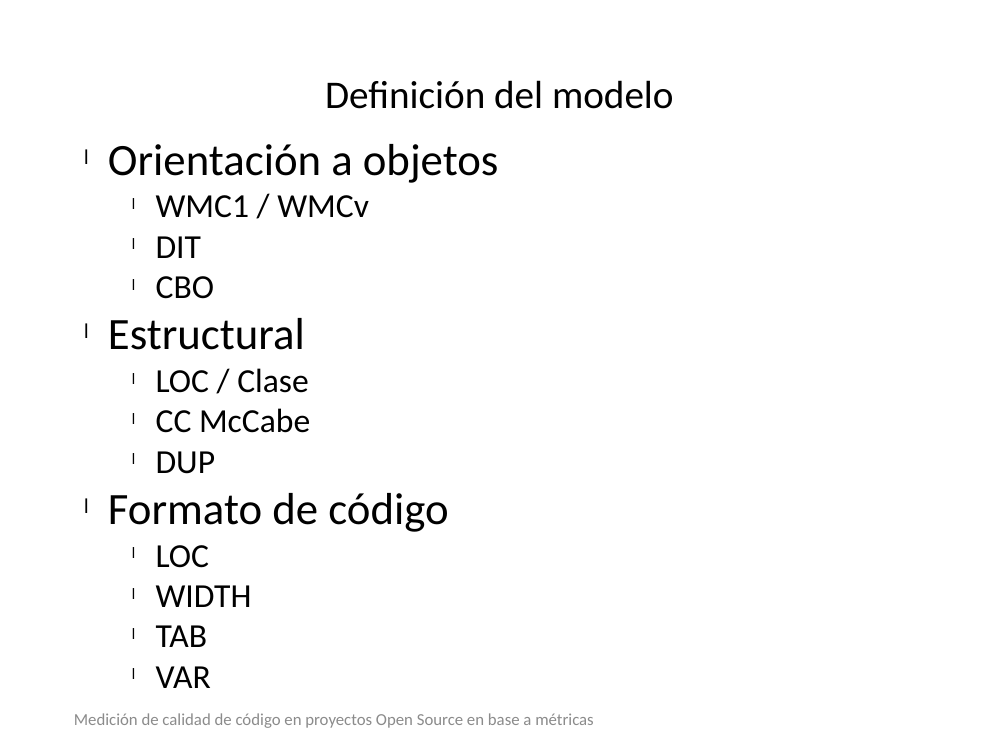
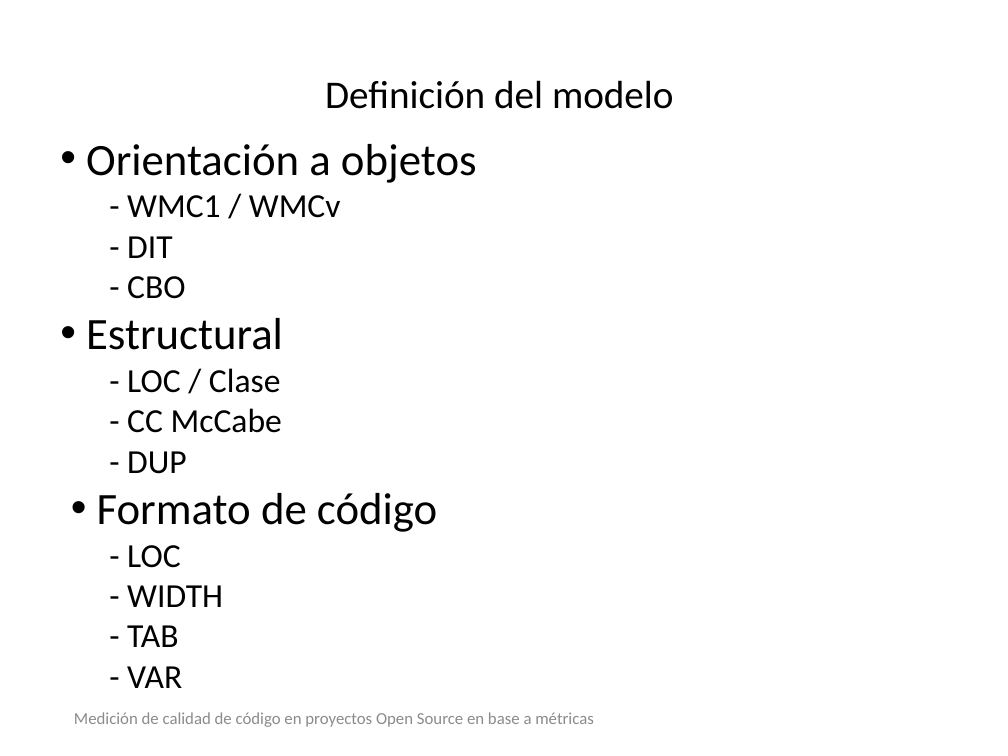
Before and after one commit to sarroutbi/TFE, a slide deck: slide 10 of final_project/presentation/presentation.pptx. Drawn at 1008x756 pixels with LibreOffice and Linux fonts; fonts in the diff are those of the drawing; background and template pictures are left out. Boxes give left, top, right and bottom in pixels: in the first picture for what was removed or moved away, otherwise in the second. Text is boxed around its words. In the diff, an @@ line names an element or a change of style, - is before the commit and + after.

```diff
--- a/final_project/presentation/presentation.pptx
+++ b/final_project/presentation/presentation.pptx
@@ text at [86, 144, 477, 532]: bullet l to • @@
@@ text at [127, 195, 341, 299]: text changed @@
-      l WMC1 / WMCv
-      l DIT
-      l CBO
+      - WMC1 / WMCv
+      - DIT
+      - CBO
@@ text at [127, 368, 282, 474]: text changed @@
-      l LOC / Clase
-      l CC McCabe
-      l DUP
+      - LOC / Clase
+      - CC McCabe
+      - DUP
@@ text at [127, 545, 223, 688]: text changed @@
-      l LOC
-      l WIDTH
-      l TAB
-      l VAR
+      - LOC
+      - WIDTH
+      - TAB
+      - VAR
```
Also in this commit, not shown: 10 other slides changed.
